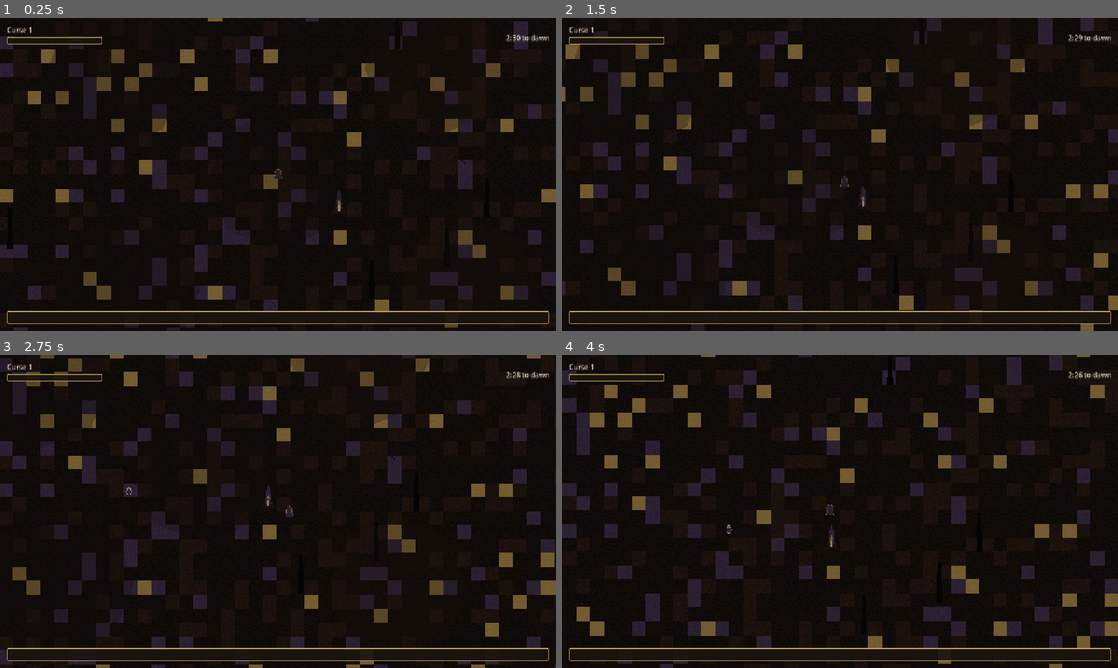
Above: before the commit, frames 1-4 (two rows, left to right).
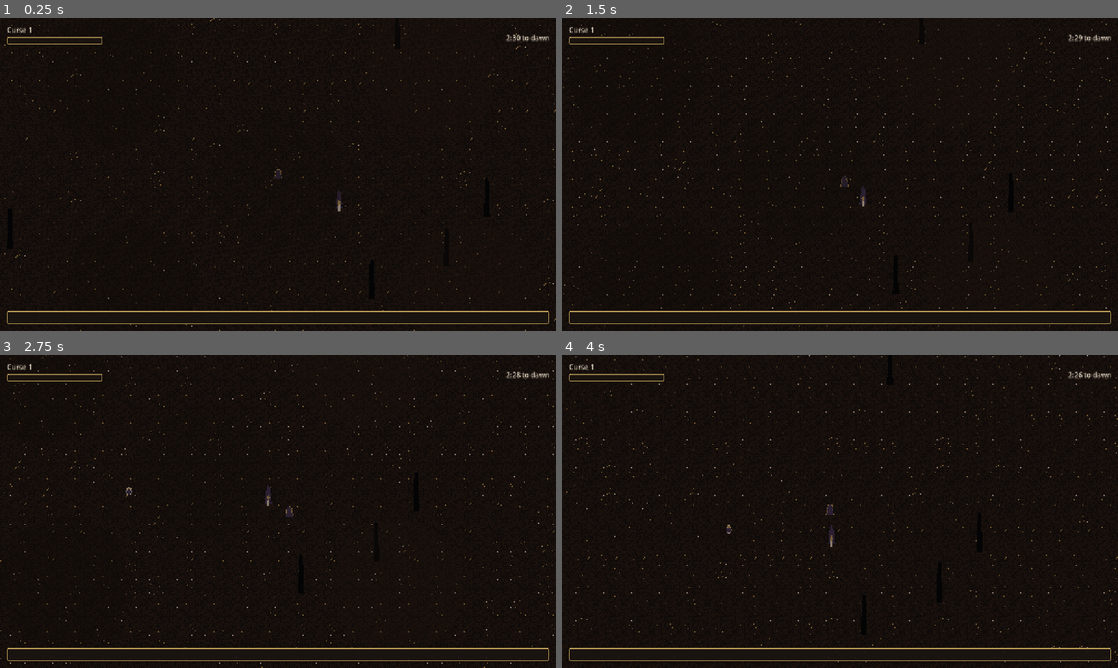
Above: after the commit, the same moments.

Repository: amzer24/sealed-chapel
Game: Godot game, scene res://scenes/main/Main.tscn
Two runs of this game, one before a commit and one after it. Both use one fixed random seed, a clock stepped at 60 frames per second and the inputs below.
Inputs (mouse positions are in pixels of both pictures, inside the frame that each line leads up to):
- Up to frame 1 (0.25 s): no input
- Up to frame 2 (1.5 s): tap Enter at 0.5 s; move the mouse to (962, 158) at 0.52 s; hold D 0.53-1.28 s; move the mouse to (728, 190) at 1.27 s; hold S from 1.28 s (still down)
- Up to frame 3 (2.75 s): move the mouse to (333, 442) at 2.02 s; release S at 2.03 s; hold D from 2.03 s (still down)
- Up to frame 4 (4 s): move the mouse to (812, 574) at 2.77 s; release D at 2.78 s; hold W 2.78-3.53 s; move the mouse to (1006, 558) at 3.52 s; hold A from 3.53 s (still down)

The runs differ from the first frame. In frame 1, 11% of the frame differs, in the area x 0-100%, y 0-100%; in frame 2, 11%; in frame 3, 11%; in frame 4, 12%.

Commit message:
Peat atlas: quiet 32px TileMapLayer ground
Replace the runtime-generated 4-colour ground atlas (soot/rot/bruise/
curse squares with per-pixel flicker, painted onto a legacy TileMap)
with a single authored peat tile atlas and TileMapLayer wiring:

- assets/tiles/peat_atlas.png: 96x32 PNG, three 32x32 tiles (sparse /
  mid / packed density). Built only from soot/rot via a per-pixel
  stochastic dither (kept close in value, no flat fill, no periodic
  Bayer grid) plus a sparse 1-2px bone/curse grit scatter (under 2%
  coverage even on 'packed' -- never a tan/bruise block). All three
  variants share one base dither field so any two butt together with
  no visible seam.
- World.gd builds its shared TileSet from that real PNG (GROUND_ATLAS)
  instead of synthesizing an Image at runtime; every chunk's ground
  node is now a TileMapLayer (Godot 4.3+) instead of the deprecated
  multi-layer TileMap, set_cell calls updated to the layer-less
  TileMapLayer signature, and texture_filter is set to NEAREST so the
  atlas stays hard-pixel like the cast.
- TILE_SIZE stays 32; ground weighting moves from 4 colour variants to
  3 density variants (sparse 60% / mid 30% / packed 10%) so the floor
  reads quiet on average instead of a loud colour patchwork.

Cast sprites, the bargain flow, Copy.gd and CanvasModulate/HUD are
untouched.

Co-authored-by: Lee Leckenby <amzer24@users.noreply.github.com>

Diff:
--- a/scripts/world/World.gd
+++ b/scripts/world/World.gd
@@ -31,6 +31,11 @@
 const PROP_CANDLE_CLUSTER := preload("res://scenes/props/PropCandleCluster.tscn")
 const PROP_BARGAIN_SHRINE := preload("res://scenes/props/PropBargainShrine.tscn")
 
+## Quiet peat ground atlas: 3 density variants (sparse/mid/packed) laid out
+## left-to-right, five-hex palette only. See assets/tiles/ for the source.
+const GROUND_ATLAS := preload("res://assets/tiles/peat_atlas.png")
+const GROUND_VARIANT_COUNT := 3
+
 @export var spawn_interval_start := 2.2
 @export var spawn_interval_min := 0.55
 @export var spawn_ramp_time := 100.0
@@ -45,7 +50,7 @@
 
 var _ground_tile_set: TileSet
 var _ground_source_id := 0
-## Vector2i chunk coord -> {"tile_map": TileMap, "props": Array[Node2D]}
+## Vector2i chunk coord -> {"tile_map": TileMapLayer, "props": Array[Node2D]}
 var _loaded_chunks: Dictionary = {}
 var _player_chunk := Vector2i.ZERO
 
@@ -65,33 +70,17 @@
 	chunk_timer.start()
 
 # ---------------------------------------------------------------------------
-# Shared procedural ground atlas -- built once and reused by every chunk's
-# TileMap so we never pay the texture-generation cost more than once.
+# Shared ground tile set -- wraps the authored peat atlas PNG once and reuses
+# it for every chunk's TileMapLayer, so the texture is only loaded once.
 # ---------------------------------------------------------------------------
 
 func _build_shared_ground_tile_set() -> void:
-	var variants := [Palette.SOOT, Palette.ROT, Palette.BRUISE, Palette.CURSE]
-	var atlas_image := Image.create(TILE_SIZE * variants.size(), TILE_SIZE, false, Image.FORMAT_RGB8)
-	var rng := RandomNumberGenerator.new()
-	rng.seed = 1337
-	for v in variants.size():
-		var base: Color = variants[v]
-		for x in TILE_SIZE:
-			for y in TILE_SIZE:
-				var flicker := rng.randf_range(-0.04, 0.04)
-				var c := Color(
-					clampf(base.r + flicker, 0.0, 1.0),
-					clampf(base.g + flicker, 0.0, 1.0),
-					clampf(base.b + flicker, 0.0, 1.0)
-				)
-				atlas_image.set_pixel(v * TILE_SIZE + x, y, c)
-
 	var tile_set := TileSet.new()
 	tile_set.tile_size = Vector2i(TILE_SIZE, TILE_SIZE)
 	var source := TileSetAtlasSource.new()
-	source.texture = ImageTexture.create_from_image(atlas_image)
+	source.texture = GROUND_ATLAS
 	source.texture_region_size = Vector2i(TILE_SIZE, TILE_SIZE)
-	for v in variants.size():
+	for v in GROUND_VARIANT_COUNT:
 		source.create_tile(Vector2i(v, 0))
 	_ground_source_id = tile_set.add_source(source)
 	_ground_tile_set = tile_set
@@ -137,14 +126,17 @@
 func _load_chunk(coord: Vector2i) -> void:
 	var origin := Vector2(coord) * CHUNK_PIXELS
 
-	var tile_map := TileMap.new()
-	tile_map.tile_set = _ground_tile_set
-	tile_map.position = origin
-	ground.add_child(tile_map)
-	_paint_chunk_ground(tile_map, coord)
+	var tile_map_layer := TileMapLayer.new()
+	tile_map_layer.tile_set = _ground_tile_set
+	tile_map_layer.position = origin
+	# Keep the peat atlas crisp at survivors zoom instead of blurring under
+	# the default linear filter (matches the cast's nearest-filter wiring).
+	tile_map_layer.texture_filter = CanvasItem.TEXTURE_FILTER_NEAREST
+	ground.add_child(tile_map_layer)
+	_paint_chunk_ground(tile_map_layer, coord)
 
 	_loaded_chunks[coord] = {
-		"tile_map": tile_map,
+		"tile_map": tile_map_layer,
 		"props": _scatter_chunk_dressing(coord, origin),
 	}
 
@@ -156,21 +148,24 @@
 			prop.queue_free()
 	_loaded_chunks.erase(coord)
 
-func _paint_chunk_ground(tile_map: TileMap, coord: Vector2i) -> void:
+## Sparse is the common case so the floor stays quiet overall; mid and
+## packed break up the repetition without ever reading as a busy block.
+const GROUND_WEIGHTS := [60, 30, 10]
+
+func _paint_chunk_ground(tile_map_layer: TileMapLayer, coord: Vector2i) -> void:
 	var rng := RandomNumberGenerator.new()
 	rng.seed = _chunk_seed(coord, 0)
-	var weights := [70, 18, 8, 4]
 	for x in CHUNK_TILES:
 		for y in CHUNK_TILES:
 			var roll := rng.randi_range(0, 99)
 			var variant := 0
 			var acc := 0
-			for i in weights.size():
-				acc += weights[i]
+			for i in GROUND_WEIGHTS.size():
+				acc += GROUND_WEIGHTS[i]
 				if roll < acc:
 					variant = i
 					break
-			tile_map.set_cell(0, Vector2i(x, y), _ground_source_id, Vector2i(variant, 0))
+			tile_map_layer.set_cell(Vector2i(x, y), _ground_source_id, Vector2i(variant, 0))
 
 ## Deterministic integer hash so a chunk always regenerates the same ground
 ## and dressing when revisited, without needing to store it while unloaded.
Binary file added: assets/tiles/peat_atlas.png
Not shown, added: assets/tiles/peat_atlas.png.import
Not shown, changed: README.md
